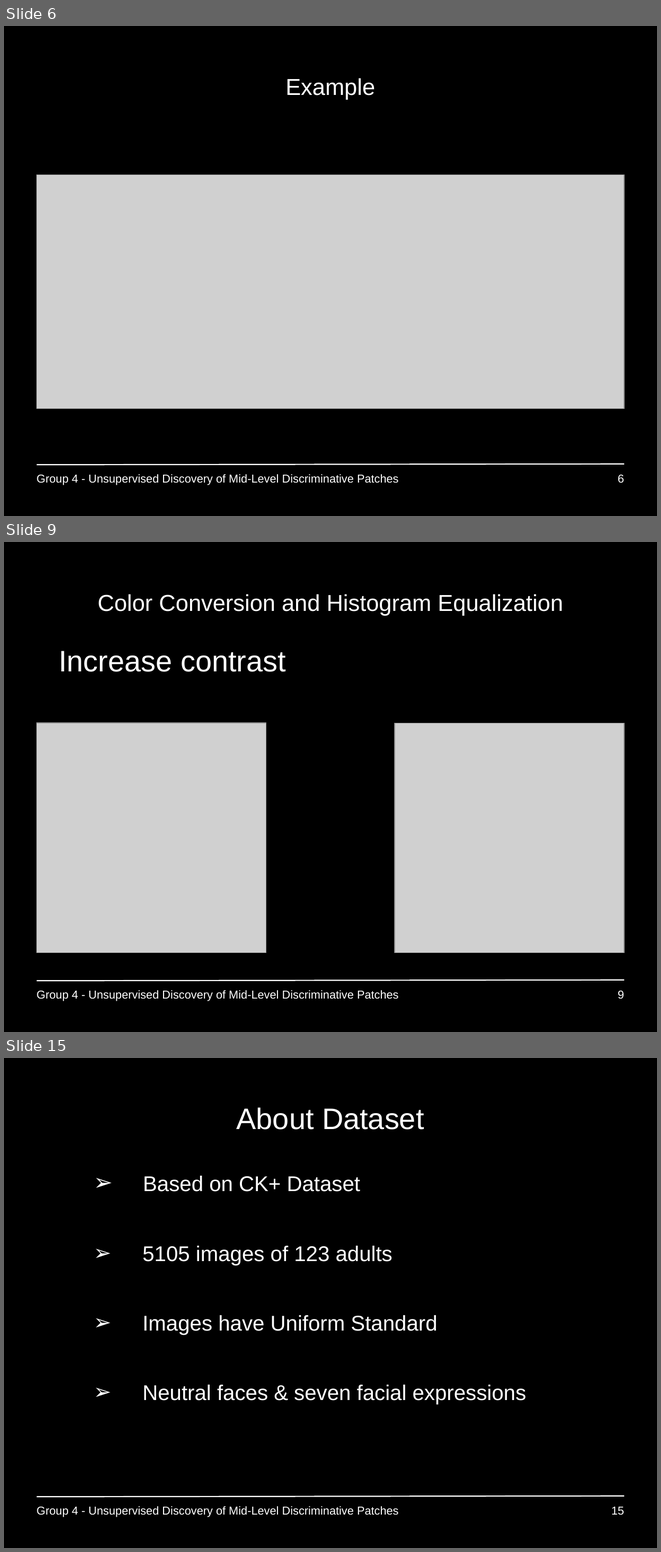
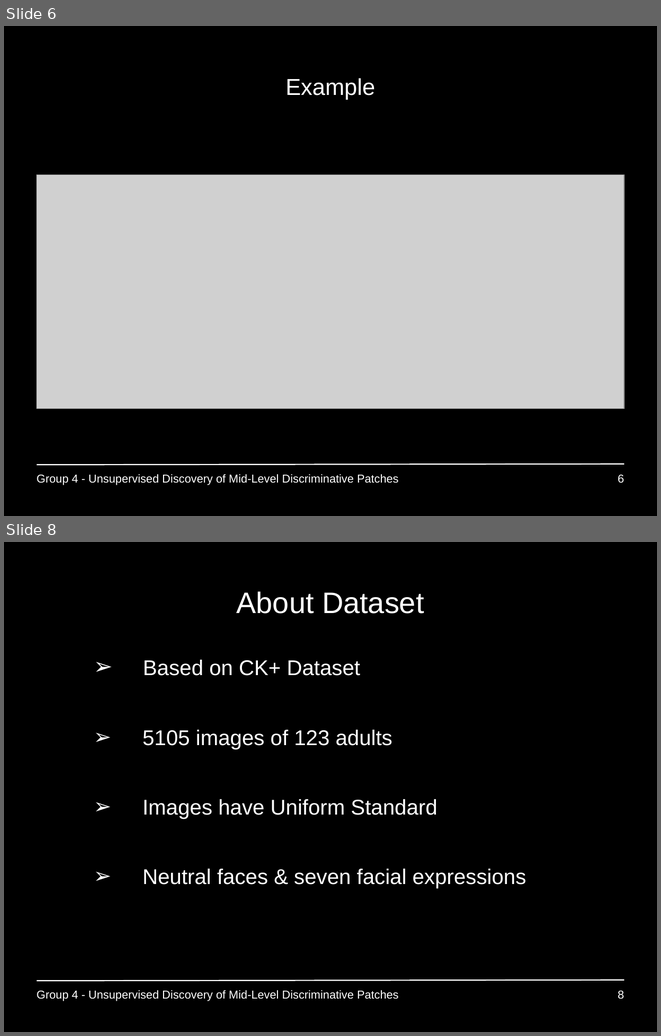
Before and after one commit to GiannisPapadopoulos/DiscriminativePatches, a slide deck: presentations/period3/MAI_Project1_Group4.ppt. Shown one above the other, each under a label of ours: slides 6, 9 and 15 before the commit, slides 6 and 8 after it; the slides between them are not shown. The pictures are 661x1552 and 661x1036 pixels, drawn with LibreOffice and Linux fonts; fonts in the diff are those of the drawing; grey boxes stand for pictures; background and template pictures are left out. Boxes give left, top, right and bottom in pixels: in the first picture for what was removed or moved away, otherwise in the second. Text is boxed around its words. In the diff, an @@ line names an element or a change of style, - is before the commit and + after.

```diff
--- a/presentations/period3/MAI_Project1_Group4.ppt
+++ b/presentations/period3/MAI_Project1_Group4.ppt
@@ slide 9 removed at box(4, 542, 657, 1032), background #000000; not listed: 1 template element that a slide beside it also shows @@
@@ title removed at box(98, 594, 563, 616) @@
-Color Conversion and Histogram Equalization
@@ text removed at box(59, 651, 286, 672) @@
-• Increase contrast
@@ picture removed at box(36, 723, 266, 953) @@
@@ picture removed at box(395, 723, 625, 953) @@
@@ text removed at box(36, 990, 399, 1000) @@
-Group 4 - Unsupervised Discovery of Mid-Level Discriminative Patches
@@ page number removed at box(618, 990, 624, 999) @@
-9
@@ what was slide 15 is now slide 8 @@
@@ page number at box(618, 990, 624, 999): text changed @@
-15
+8
```
Also in this commit, not shown: 1 slide changed, 8 other slides removed.
